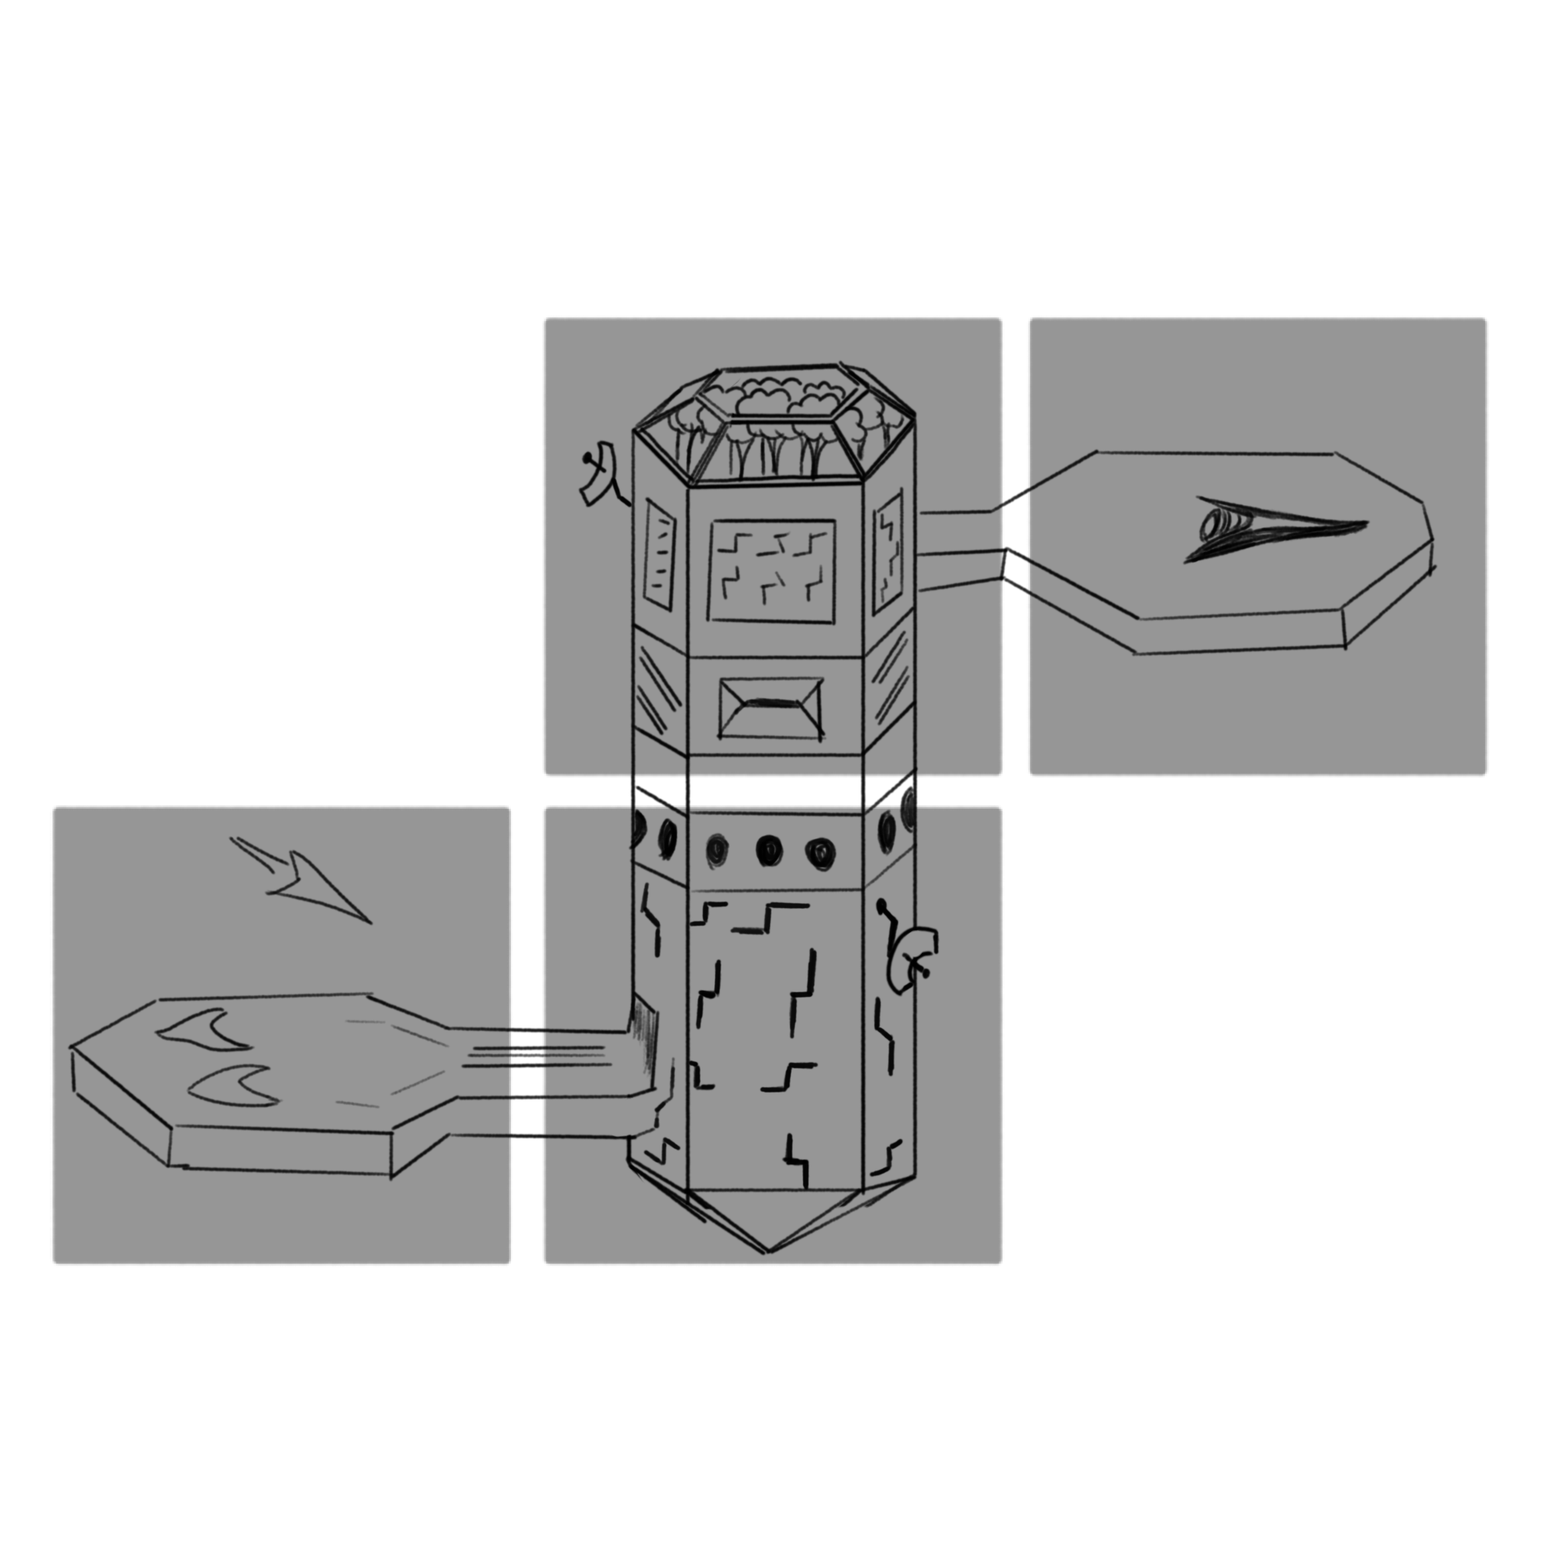
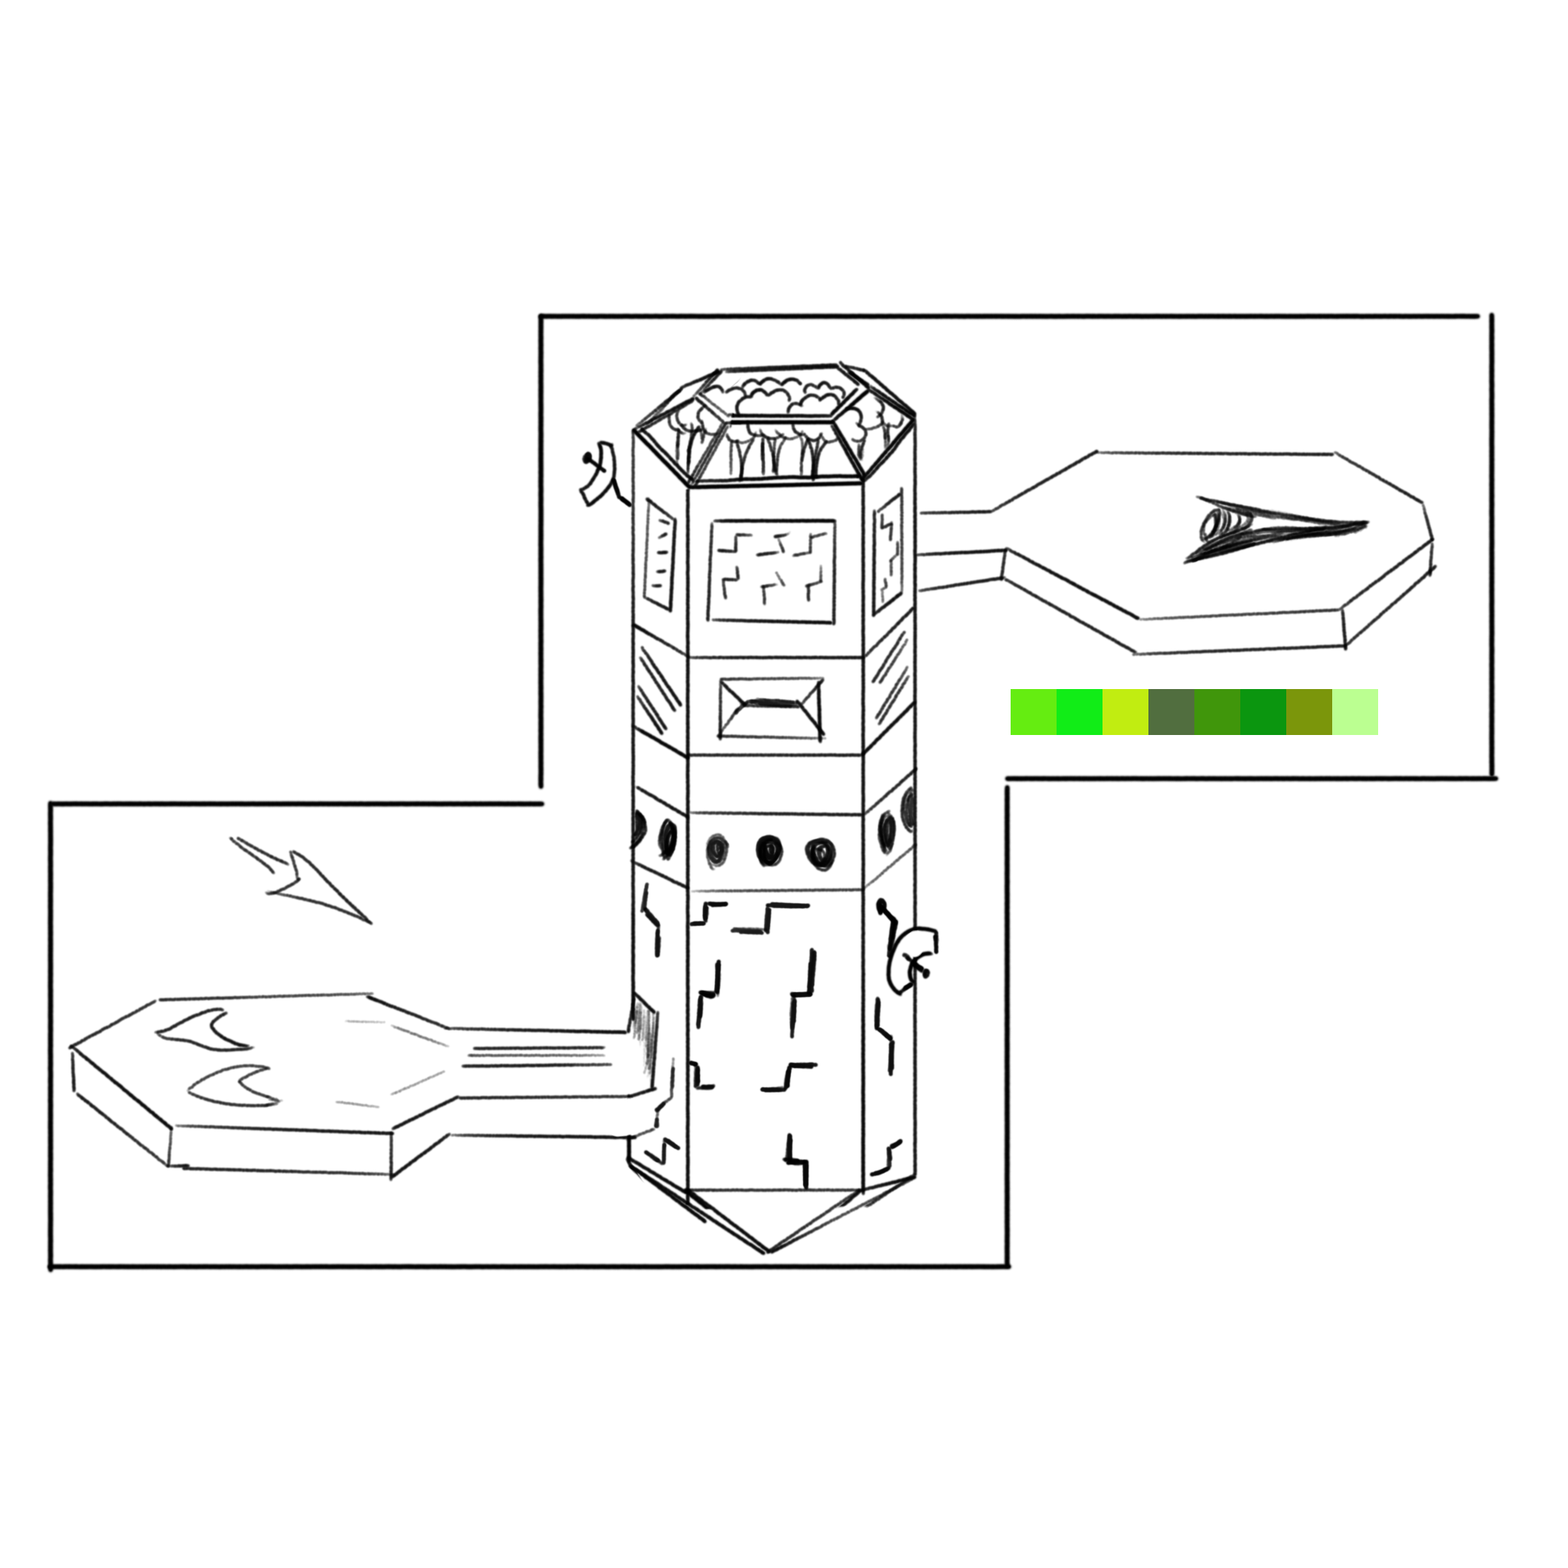
The second 1568×1568 image is a revision of the first. Changes to its layers:
painted on "Paint Layer 3" over [49, 311, 1470, 1275]
added layer "Capa de pintura 4" above "Paint Layer 1" over [45, 310, 1501, 1275]
hid "Paint Layer 1", painted on it over [45, 311, 931, 1176]